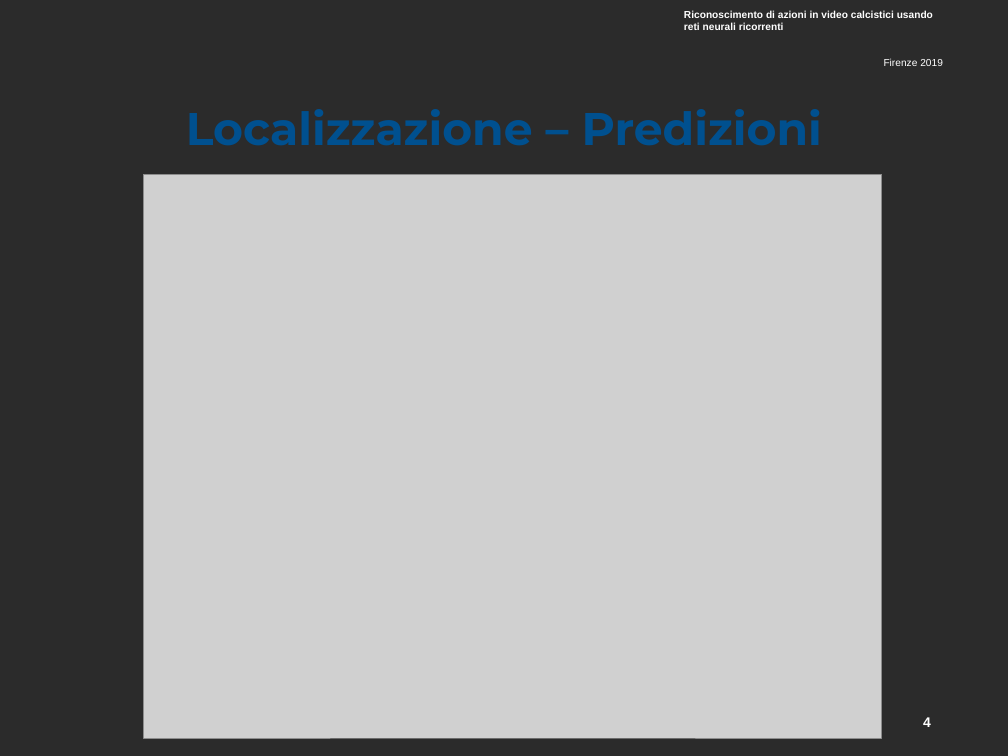
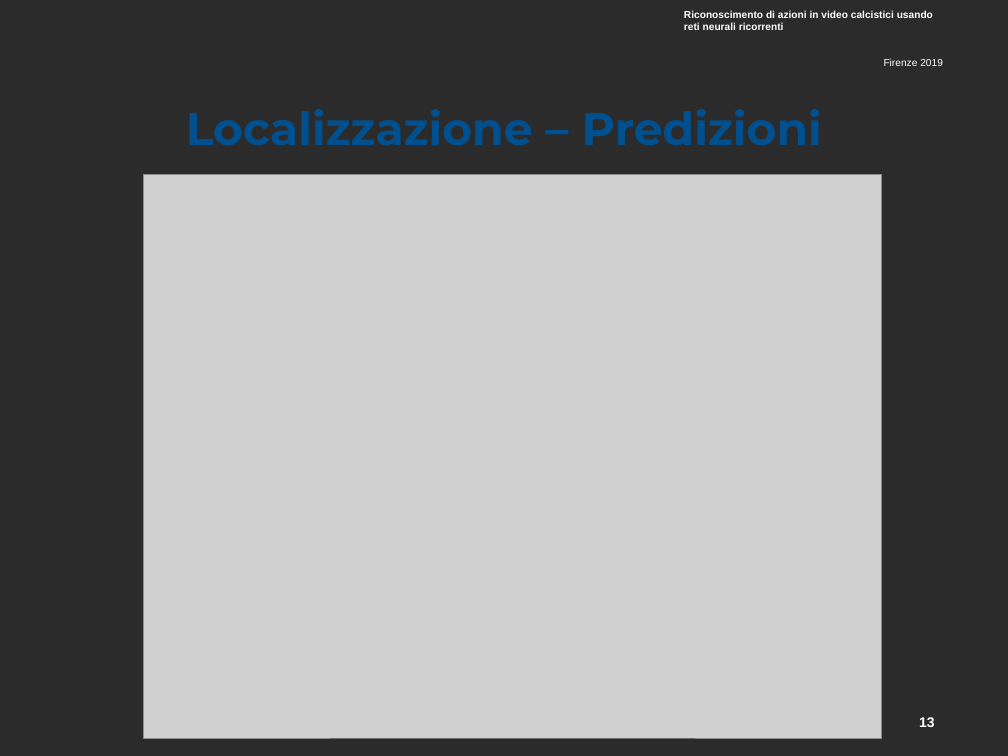
Before and after one commit to ABaldrati/Tesi, a slide deck: slide 13 of Presentazione ppt/Presnetazione_tesi.odp. Drawn at 1008x756 pixels with LibreOffice and Linux fonts; fonts in the diff are those of the drawing; grey boxes stand for pictures; background and template pictures are left out; a plain dark background stands for a picture behind light text. Boxes give left, top, right and bottom in pixels: in the first picture for what was removed or moved away, otherwise in the second. Text is boxed around its words. In the diff, an @@ line names an element or a change of style, - is before the commit and + after.

```diff
--- a/Presentazione ppt/Presnetazione_tesi.odp
+++ b/Presentazione ppt/Presnetazione_tesi.odp
@@ text at [919, 717, 935, 727]: text changed @@
-4
+13
```
Also in this commit, not shown: 15 other slides changed, 1 other file.
